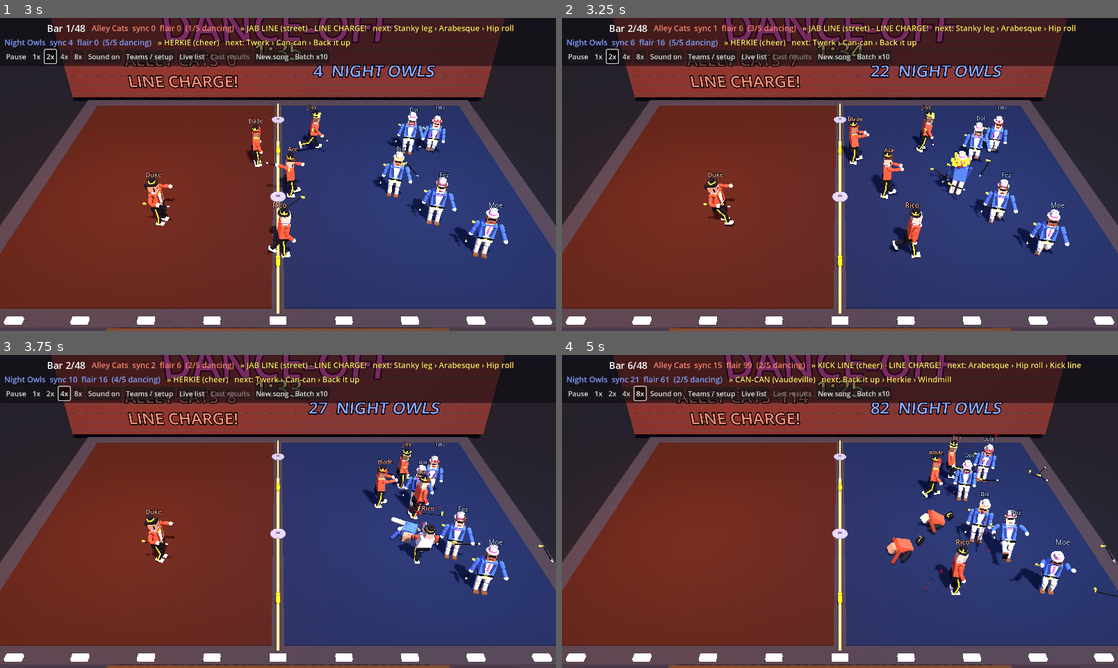
Above: before the commit, frames 1-4 (two rows, left to right).
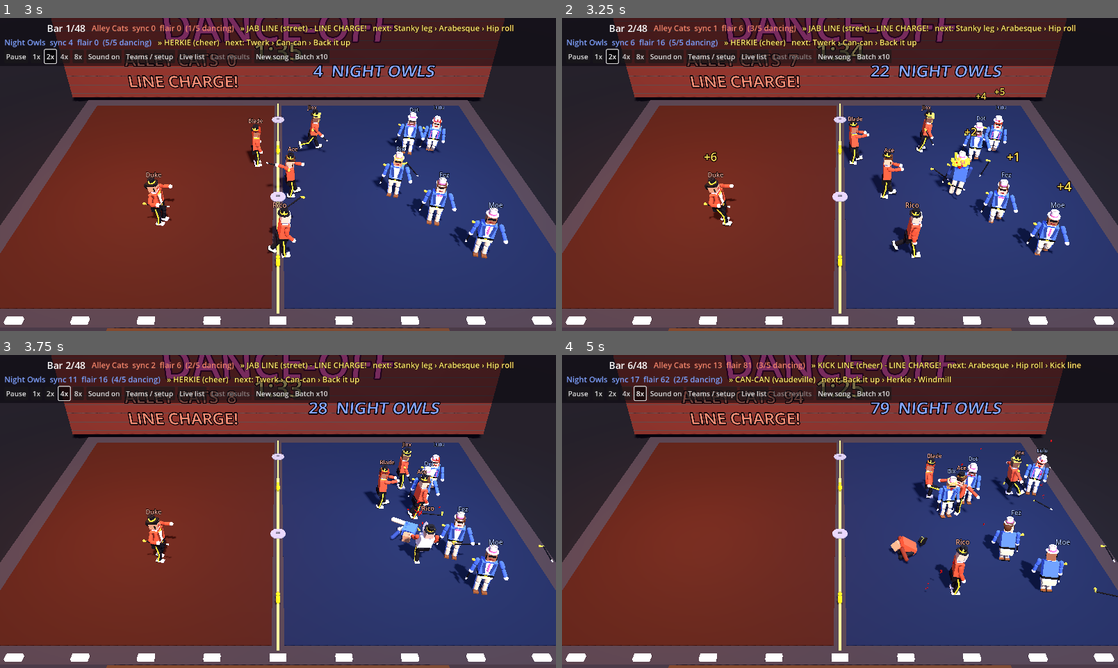
Above: after the commit, the same moments.

Repository: nathandunn/danceoff-bots
Game: Godot game, scene res://scenes/Main.tscn
The game is run twice, just before and just after one commit, with the same random seed, the same clock (stepped at 60 frames per second) and the same inputs.
Inputs:
- Up to frame 1 (3 s): click "New song" at 0.5 s; click "New song" at 1.25 s; click "1x" at 2 s; click "2x" at 2.75 s
- Up to frame 2 (3.25 s): no input
- Up to frame 3 (3.75 s): click "4x" at 3.5 s
- Up to frame 4 (5 s): click "8x" at 4.25 s

Frame 1 is identical in both runs. In frame 2, 0.8% of the frame differs, in the area x 25-92%, y 22-76%; in frame 3, 0.9%; in frame 4, 5.3%, in the area x 12-93%, y 2-77%.

Commit message:
Pop-up scores, slower get-ups after each knockdown, dancers edge away from and slip blows
Co-Authored-By: Claude Opus 5.5 <noreply@anthropic.com>
Claude-Session: https://claude.ai/code/session_01G4wX8KutpHNXMT9rpyt35H

Diff:
--- a/scripts/dancer.gd
+++ b/scripts/dancer.gd
@@ -132,7 +132,11 @@
 var shin_l: Node3D
 var shin_r: Node3D
 var _trouser_mat: StandardMaterial3D
-var _core_mi: MeshInstance3D = null      # the baked torso, for the hit flash
+var _core_mi: MeshInstance3D = null
+var _rise_t := 0.0        # struggling back to his feet: not dancing yet
+var _rise_len := 0.0
+var _slip_t := 0.0        # slipping a blow without breaking step
+var _slip_side := 1.0      # the baked torso, for the hit flash
 static var _flash_mats := {}
 var arm_l: Node3D
 var arm_r: Node3D
@@ -491,7 +495,7 @@
 
 
 func is_dancing() -> bool:
-	return action == "dance" and not returning and ragdoll == null and _stagger <= 0.0 and _dodge_t <= 0.0
+	return action == "dance" and not returning and ragdoll == null and _stagger <= 0.0 and _dodge_t <= 0.0 and _rise_t <= 0.0
 
 
 # ---------------------------------------------------------------- loop
@@ -511,6 +515,11 @@
 		_down -= delta
 		if _down <= 0.0 or manager.celebrating:
 			_get_up()
+		return
+	if _rise_t > 0.0 and not manager.celebrating:
+		_rise_t -= delta
+		velocity = Vector3.ZERO
+		_rise_pose(delta)
 		return
 	if manager.celebrating:
 		_celebrate(delta)
@@ -851,12 +860,20 @@
 			if away.length() < 0.01:
 				away = Vector3(_side(), 0, 0)
 			return Stage.clamp_in(best.global_position + away.normalized() * 1.3, 0.6)
-	if caution > 0.55:
-		for e: Dancer in manager.standing(1 - team):
-			var off := home - e.global_position
-			off.y = 0.0
-			if off.length() < 2.5 and off.length() > 0.01:
-				home += off.normalized() * (2.5 - off.length()) * caution
+	# nobody wants a boot in the face while he's dancing: edge away from any rival on a kicking
+	# or punching move close by (the cautious most of all), and the cautious from any rival at all
+	var shy: float = Tune.v("shy_dist")
+	for e: Dancer in manager.standing(1 - team):
+		var off := home - e.global_position
+		off.y = 0.0
+		var dd := off.length()
+		if dd < 0.01:
+			continue
+		var threat: bool = e.joined and not Moves.strikes(e.move).is_empty()
+		if threat and dd < shy:
+			home += off / dd * (shy - dd) * (0.4 + 0.6 * caution)
+		elif caution > 0.55 and dd < 2.5:
+			home += off / dd * (2.5 - dd) * caution
 	return Stage.clamp_in(home, 0.6)
 
 
@@ -945,6 +962,8 @@
 	var pts := float(Moves.TIER_PTS[Moves.tier(move)]) * q
 	stats["flair"] += pts
 	manager.add_flair(team, pts, false)
+	if pts >= 0.5:
+		_pop("+%d" % maxi(int(round(pts)), 1), Color(1.0, 0.9, 0.35))
 
 
 func _try_strike(b: int) -> void:
@@ -969,6 +988,11 @@
 	if victim == null:
 		return
 	stats["strikes"] += 1.0
+	# a dancer who sees it coming may slip it - a duck and a lean - and keep dancing
+	if victim.is_dancing() and victim.can_see(global_position) \
+			and rng.randf() < Tune.v("slip_base") + Tune.v("slip_caution") * victim.caution:
+		victim._slip(_sidestep_for(victim))
+		return
 	if victim.can_see(global_position) and rng.randf() < 0.05 + 0.3 * victim.caution:
 		victim._start_dodge(_sidestep_for(victim))
 		return
@@ -979,7 +1003,40 @@
 	stats["flair"] += pts
 	stats["strike_pts"] += pts
 	manager.add_flair(team, pts, true)
+	_pop("+%d!" % int(round(pts)), Color(1.0, 0.38, 0.25), true)
 	victim.take_hit(self, "strike", victim.global_position - global_position, strength_skill)
+
+
+## Slipping a blow: a quick duck and lean to one side, still dancing.
+func _slip(side_dir: Vector3) -> void:
+	_slip_t = 0.4
+	var right := global_transform.basis.x
+	_slip_side = 1.0 if side_dir.dot(right) >= 0.0 else -1.0
+	stats["dodges"] += 1.0
+	_pop("slip!", Color(0.85, 0.95, 1.0))
+
+
+## A score (or a slip) floats up over his head and fades.
+func _pop(text: String, col: Color, big := false) -> void:
+	if manager == null or manager.headless or manager.world == null or not is_inside_tree():
+		return
+	var l := Label3D.new()
+	l.text = text
+	l.billboard = BaseMaterial3D.BILLBOARD_ENABLED
+	l.no_depth_test = true
+	l.font_size = 60 if big else 40
+	l.pixel_size = 0.01
+	l.outline_size = 12
+	l.outline_modulate = Color(0.1, 0.05, 0.05)
+	l.modulate = col
+	manager.world.add_child(l)
+	var start := global_position + Vector3(rng.randf_range(-0.25, 0.25), 2.55, 0.0)
+	l.global_position = start
+	var tw := l.create_tween()
+	tw.set_parallel(true)
+	tw.tween_property(l, "global_position:y", start.y + 1.1, 0.95)
+	tw.tween_property(l, "modulate:a", 0.0, 0.6).set_delay(0.35)
+	tw.chain().tween_callback(l.queue_free)
 
 
 func _sidestep_for(victim: Dancer) -> Vector3:
@@ -1360,6 +1417,22 @@
 	decide_timer = 0.0
 	if manager != null:
 		_got_up_at = float(manager.elapsed)
+		# every time he's put down he takes longer to get back up, and longer still while he's hurt
+		if not manager.celebrating:
+			var prior := maxf(float(stats["floored"]) - 1.0, 0.0)
+			_rise_len = minf((Tune.v("rise_base") + Tune.v("rise_per_fall") * prior) * (1.0 + hurt), 5.0)
+			_rise_t = _rise_len
+
+
+## Hands on knees, pushing himself up from a crouch, swaying - slower the more he's been floored.
+func _rise_pose(delta: float) -> void:
+	var u := 1.0 - clampf(_rise_t / maxf(_rise_len, 0.01), 0.0, 1.0)
+	var p := Moves.pose("", 0.0)
+	Moves._low(p, 1.25 * (1.0 - u), 0.9 * (1.0 - u) + 0.1)
+	var wob := sin(float(Time.get_ticks_msec()) * 0.012)
+	p["tilt"] = wob * 0.12 * (1.0 - u)
+	p["nod"] = float(p["nod"]) + 0.3 * (1.0 - u)
+	_apply_pose(p, delta)
 
 
 # ---------------------------------------------------------------- poses
@@ -1369,6 +1442,12 @@
 
 
 func _apply_pose(p: Dictionary, delta: float) -> void:
+	if _slip_t > 0.0:
+		var sk := sin(clampf(_slip_t / 0.4, 0.0, 1.0) * PI)
+		p["sway"] = float(p["sway"]) + _slip_side * 0.45 * sk
+		p["tilt"] = float(p["tilt"]) - _slip_side * 0.25 * sk
+		p["hunch"] = float(p.get("hunch", 0.0)) + 0.35 * sk
+		_slip_t -= delta
 	var k := clampf(delta * 16.0, 0.0, 1.0)
 	var wob := sin(float(Time.get_ticks_msec()) * 0.03) * 0.3 * clampf(_wobble / 0.4, 0.0, 1.0)
 	body_root.rotation = Vector3(
--- a/scripts/tune.gd
+++ b/scripts/tune.gd
@@ -23,11 +23,16 @@
 	"hurt_hit": 0.12,       # how much slower (and sloppier) each hit taken leaves a dancer
 	"hurt_max": 0.6,        # the most a dancer can be slowed
 	"hurt_heal": 0.006,     # per second he mends
-	"down_per_fall": 0.25,  # each earlier knockdown makes the next getting-up this much longer (fraction)
+	"down_per_fall": 0.35,  # each earlier knockdown makes the next getting-up this much longer (fraction)
 	"wear_per_fall": 0.07,  # each knockdown so far dulls his dancing by this much (capped at 0.5)
 	"hurt_sloppy": 0.5,
 	"style_bonus": 0.15,
-	"line_charge": 0.5,     # chance a charge is a line (each kicks his own man) rather than a gang rush    # extra flair, at most, for a crew whose last four calls span four styles     # extra timing wobble per unit of hurt (1 = twice as ragged at full hurt)
+	"line_charge": 0.5,
+	"rise_base": 0.5,       # seconds to struggle back up after the first knockdown
+	"rise_per_fall": 0.45,  # and this much longer for every knockdown before it
+	"slip_base": 0.1,       # chance a dancer who sees a blow coming slips it without breaking step
+	"slip_caution": 0.2,    # plus this much times his caution
+	"shy_dist": 2.2,        # a dancer edges away from a rival on a kicking move closer than this     # chance a charge is a line (each kicks his own man) rather than a gang rush    # extra flair, at most, for a crew whose last four calls span four styles     # extra timing wobble per unit of hurt (1 = twice as ragged at full hurt)
 }
 
 static var values := DEFAULTS.duplicate()
Not shown, changed: README.md
Not shown, changed: dist/index.html
Not shown, changed: dist/index.js.gz
Not shown, changed: dist/index.pck.gz
Not shown, changed: dist/index.wasm.gz
